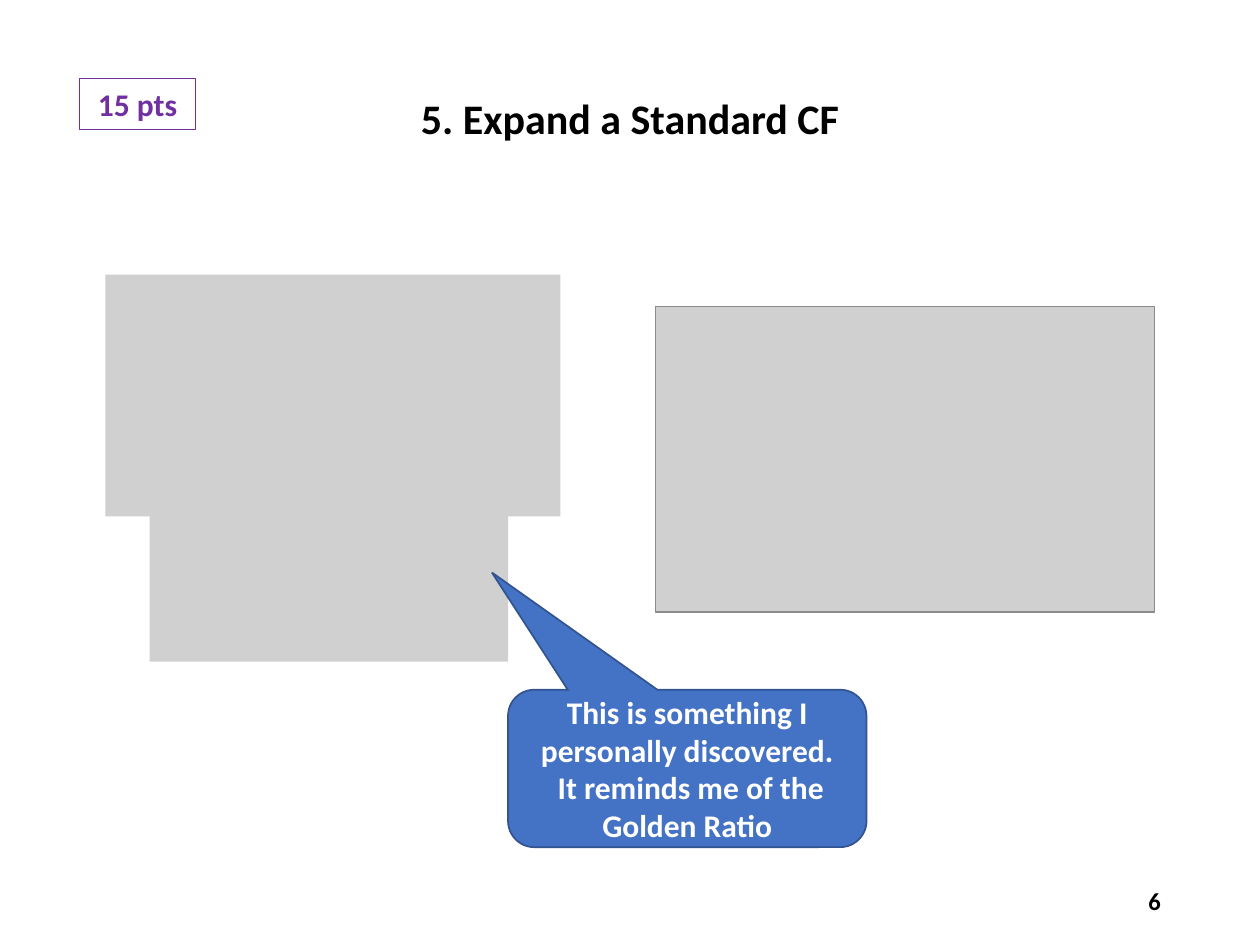
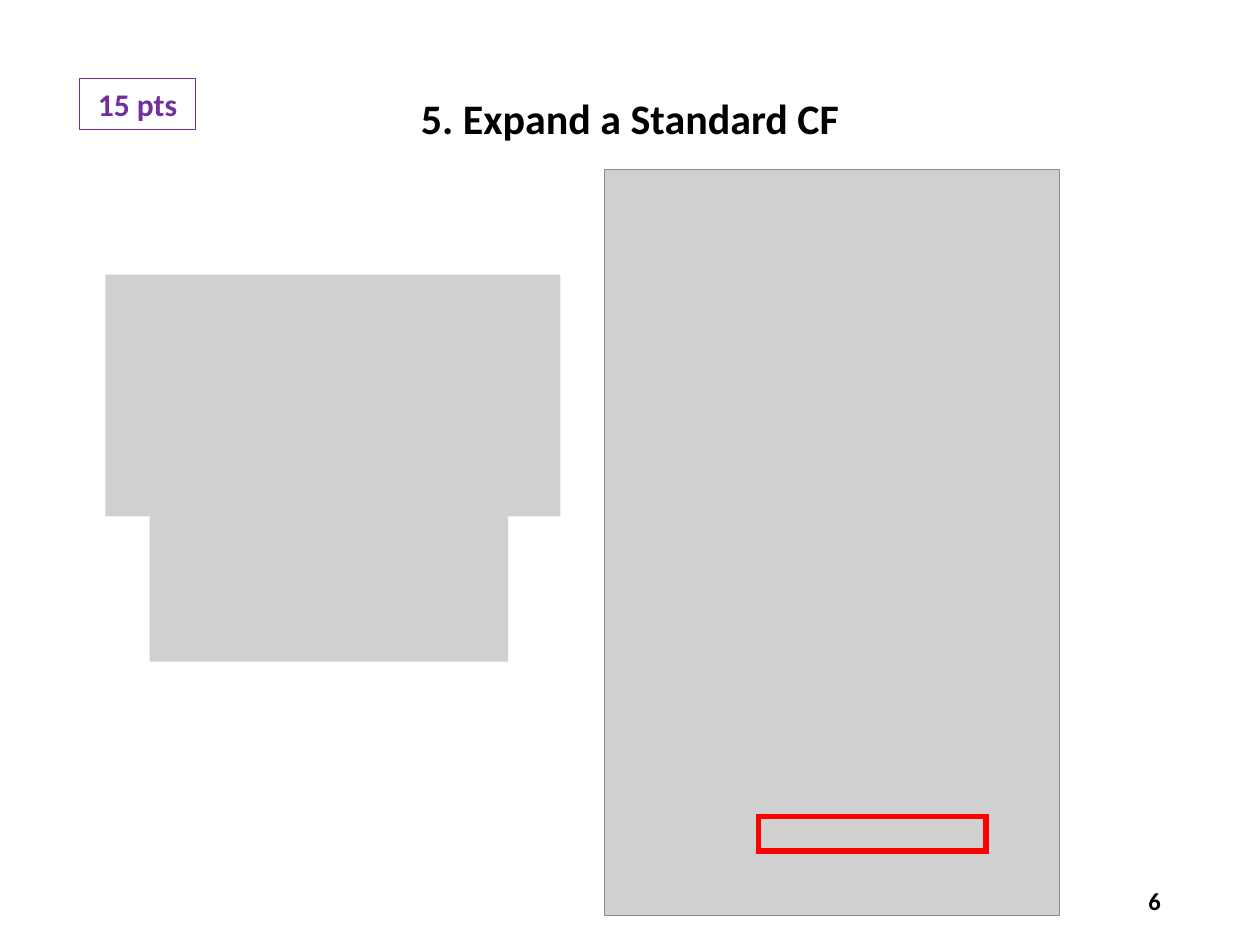
Before and after one commit to dbiersach/scicomp301-cpp-linux, a slide deck: slide 6 of exam2/Exam 2 Questions.pptx. Drawn at 1260x945 pixels with LibreOffice and Linux fonts; fonts in the diff are those of the drawing; grey boxes stand for pictures. Boxes give left, top, right and bottom in pixels: in the first picture for what was removed or moved away, otherwise in the second. Text is boxed around its words. In the diff, an @@ line names an element or a change of style, - is before the commit and + after.

```diff
--- a/exam2/Exam 2 Questions.pptx
+++ b/exam2/Exam 2 Questions.pptx
@@ picture added at box(605, 170, 1060, 916) @@
@@ picture removed at box(655, 306, 1154, 611) @@
@@ rounded speech box removed at box(508, 689, 867, 847) @@
-This is something I personally discovered.
-It reminds me of the Golden Ratio
@@ rectangle added at box(759, 816, 987, 850), outline #FF0000 3 pt @@
```
Also in this commit, not shown: 11 other slides changed, 1 slide added, 1 other file.
